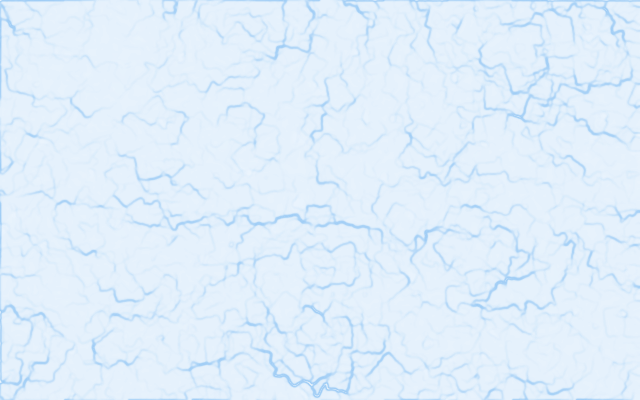
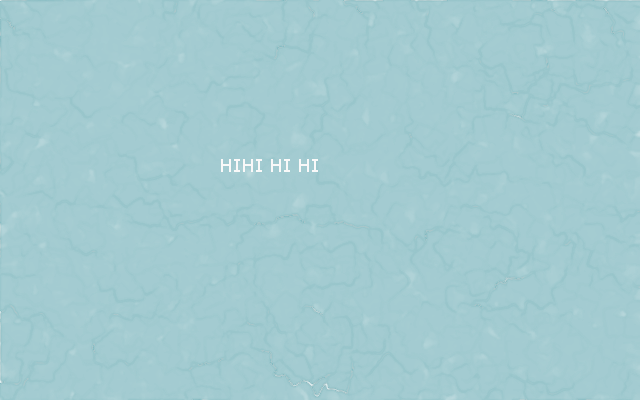
Two versions of the same layered image (640x400). Layer-by-layer changes:
added layer "HIHI HI HI" above "Lava Layer" over [221, 159, 318, 172]
painted on "Lava Layer" over [0, 0, 640, 400]
